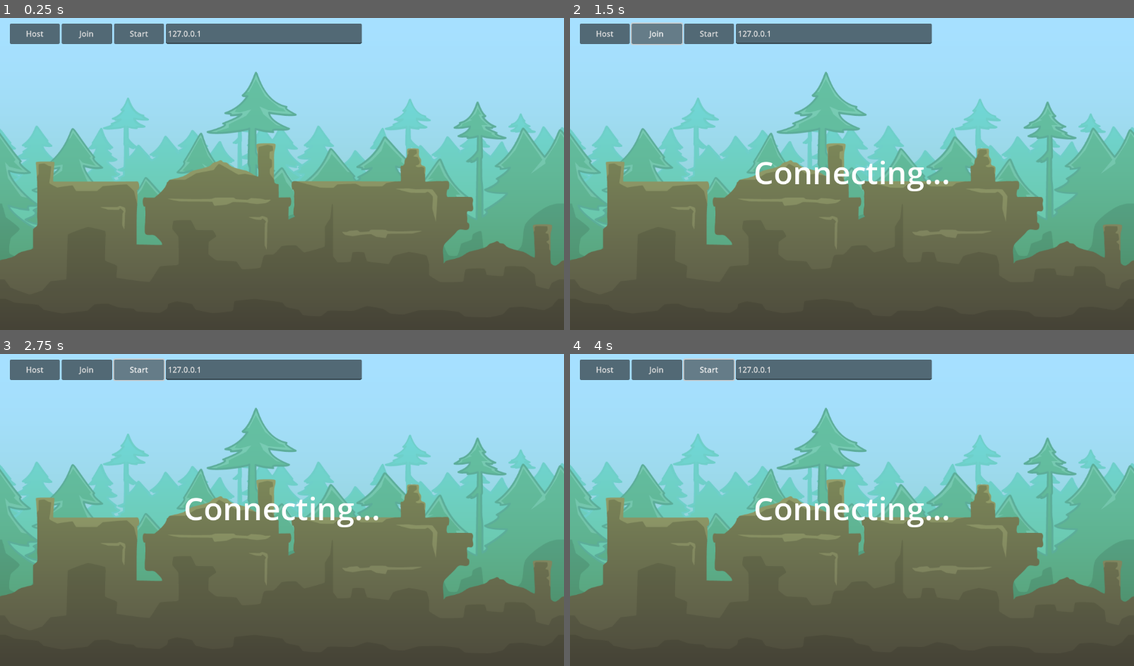
Above: before the commit, frames 1-4 (two rows, left to right).
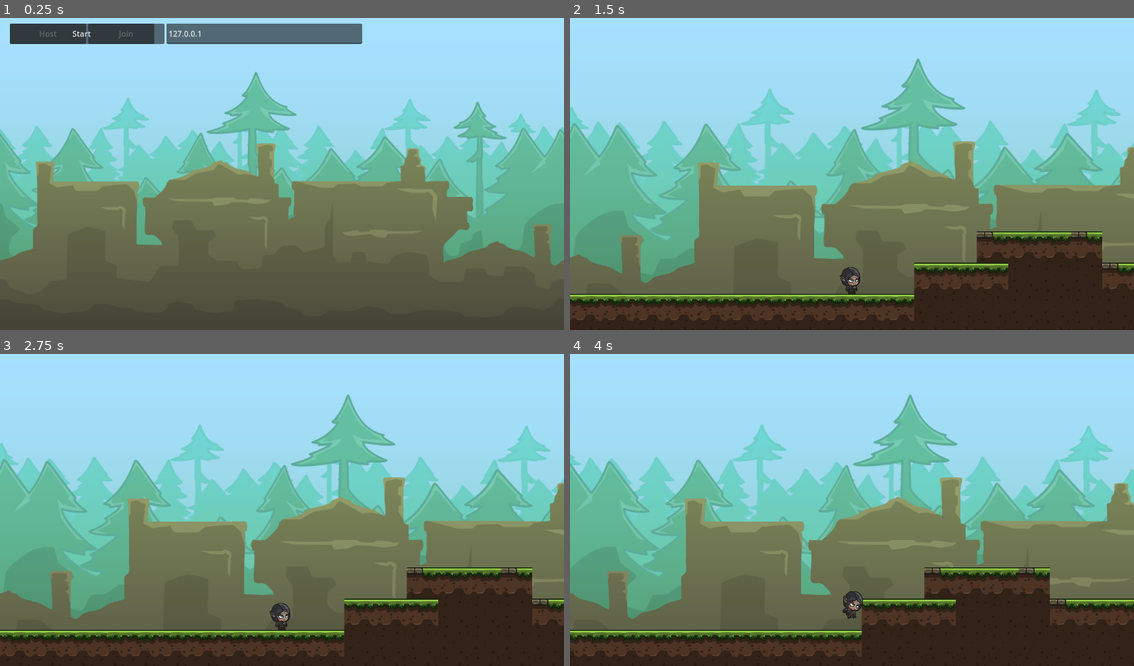
Above: after the commit, the same moments.

Repository: Nhanth123/multiplayer
Game: Godot game, scene res://scenes/menu/menu.tscn
Same seed, same stepped clock (60 frames per second), same inputs: the game is played once before the commit and once after it. This scene is started directly instead of the project's main scene.
Inputs (mouse positions are in pixels of both pictures, inside the frame that each line leads up to):
- Up to frame 1 (0.25 s): no input
- Up to frame 2 (1.5 s): click "Host" at 0.5 s; click (654, 33) at 1.25 s, where only the run before the commit has a clickable "Join"
- Up to frame 3 (2.75 s): click (141, 369) at 2 s, where only the run before the commit has a clickable "Start"
- Up to frame 4 (4 s): click (711, 369) at 2.75 s, where only the run before the commit has a clickable "Start"; tap Enter at 3.5 s; hold D (move_right) from 3.53 s (still down); tap Space (jump) at 3.77 s

The runs differ from the first frame. In frame 1, 1.7% of the frame differs, in the area x 1-65%, y 1-9%; in frame 2, 47%; in frame 3, 47%; in frame 4, 48%, in the area x 0-100%, y 1-100%.

Commit message:
Feature: starting a game

Diff:
--- a/scenes/menu/menu.tscn
+++ b/scenes/menu/menu.tscn
@@ -1,24 +1,39 @@
-[gd_scene load_steps=5 format=3 uid="uid://benpnewt8cyqq"]
+[gd_scene load_steps=6 format=3 uid="uid://benpnewt8cyqq"]
 
 [ext_resource type="Texture2D" uid="uid://bja0wl8tcw71c" path="res://assets/backgrounds/background_01.png" id="1_52jcw"]
 [ext_resource type="Script" path="res://scripts/menu.gd" id="1_wa6wr"]
+[ext_resource type="PackedScene" uid="uid://cqb2gq8l6pi0t" path="res://scenes/level_01.tscn" id="2_3k2wo"]
 [ext_resource type="Texture2D" uid="uid://bujx43rcy5b85" path="res://assets/backgrounds/background_02.png" id="2_xxth8"]
 
 [sub_resource type="LabelSettings" id="LabelSettings_cr233"]
 font_size = 64
 
-[node name="Menu" type="Control" node_paths=PackedStringArray("ip_line_edit", "status_label")]
+[node name="Menu" type="Node" node_paths=PackedStringArray("level_container", "ui", "ip_line_edit", "status_label", "not_connected_hbox", "host_hbox")]
+script = ExtResource("1_wa6wr")
+level_container = NodePath("Level")
+level_scene = ExtResource("2_3k2wo")
+ui = NodePath("UI")
+ip_line_edit = NodePath("UI/NotConnectedHBox/IPLineEdit")
+status_label = NodePath("UI/StatusLabel")
+not_connected_hbox = NodePath("UI/NotConnectedHBox")
+host_hbox = NodePath("UI/HostHBox")
+
+[node name="Level" type="Node" parent="."]
+
+[node name="LevelSpawner" type="MultiplayerSpawner" parent="."]
+_spawnable_scenes = PackedStringArray("res://scenes/level_01.tscn")
+spawn_path = NodePath("../Level")
+spawn_limit = 1
+
+[node name="UI" type="Control" parent="."]
 layout_mode = 3
 anchors_preset = 15
 anchor_right = 1.0
 anchor_bottom = 1.0
 grow_horizontal = 2
 grow_vertical = 2
-script = ExtResource("1_wa6wr")
-ip_line_edit = NodePath("HBoxContainer/IPLineEdit")
-status_label = NodePath("StatusLabel")
 
-[node name="Background" type="TextureRect" parent="."]
+[node name="Background" type="TextureRect" parent="UI"]
 layout_mode = 1
 anchors_preset = 15
 anchor_right = 1.0
@@ -29,7 +44,7 @@
 expand_mode = 2
 stretch_mode = 4
 
-[node name="BGHouse" type="TextureRect" parent="Background"]
+[node name="BGHouse" type="TextureRect" parent="UI/Background"]
 layout_mode = 1
 anchors_preset = 15
 anchor_right = 1.0
@@ -40,35 +55,42 @@
 expand_mode = 2
 stretch_mode = 4
 
-[node name="HBoxContainer" type="HBoxContainer" parent="."]
+[node name="NotConnectedHBox" type="HBoxContainer" parent="UI"]
 layout_mode = 0
 offset_left = 20.0
 offset_top = 20.0
 offset_right = 740.0
 offset_bottom = 62.0
 
-[node name="HostBtn" type="Button" parent="HBoxContainer"]
+[node name="HostBtn" type="Button" parent="UI/NotConnectedHBox"]
 layout_mode = 2
 size_flags_horizontal = 3
 text = "Host"
 
-[node name="JoinBtn" type="Button" parent="HBoxContainer"]
+[node name="JoinBtn" type="Button" parent="UI/NotConnectedHBox"]
 layout_mode = 2
 size_flags_horizontal = 3
 text = "Join"
 
-[node name="StartBtn" type="Button" parent="HBoxContainer"]
-layout_mode = 2
-size_flags_horizontal = 3
-text = "Start"
-
-[node name="IPLineEdit" type="LineEdit" parent="HBoxContainer"]
+[node name="IPLineEdit" type="LineEdit" parent="UI/NotConnectedHBox"]
 custom_minimum_size = Vector2(400, 0)
 layout_mode = 2
 text = "127.0.0.1"
 placeholder_text = "Please enter IP Address"
 
-[node name="StatusLabel" type="Label" parent="."]
+[node name="HostHBox" type="HBoxContainer" parent="UI"]
+layout_mode = 0
+offset_left = 20.0
+offset_top = 20.0
+offset_right = 315.0
+offset_bottom = 62.0
+
+[node name="StartBtn" type="Button" parent="UI/HostHBox"]
+layout_mode = 2
+size_flags_horizontal = 3
+text = "Start"
+
+[node name="StatusLabel" type="Label" parent="UI"]
 layout_mode = 1
 anchors_preset = 15
 anchor_right = 1.0
@@ -79,6 +101,6 @@
 horizontal_alignment = 1
 vertical_alignment = 1
 
-[connection signal="pressed" from="HBoxContainer/HostBtn" to="." method="_on_host_btn_pressed"]
-[connection signal="pressed" from="HBoxContainer/JoinBtn" to="." method="_on_join_btn_pressed"]
-[connection signal="pressed" from="HBoxContainer/StartBtn" to="." method="_on_start_btn_pressed"]
+[connection signal="pressed" from="UI/NotConnectedHBox/HostBtn" to="." method="_on_host_btn_pressed"]
+[connection signal="pressed" from="UI/NotConnectedHBox/JoinBtn" to="." method="_on_join_btn_pressed"]
+[connection signal="pressed" from="UI/HostHBox/StartBtn" to="." method="_on_start_btn_pressed"]
--- a/scripts/lobby.gd
+++ b/scripts/lobby.gd
@@ -23,8 +23,10 @@
 	var peer = ENetMultiplayerPeer.new()
 	var error = peer.create_server(PORT, MAX_CONNECTIONS)
 	if error:
+		print("Cound not create a host. " , error)
 		return error
 
+	print("Hosted a game")
 	multiplayer.multiplayer_peer = peer
 	players[1] = player_info
 	player_connected.emit(1, player_info)
--- a/scripts/menu.gd
+++ b/scripts/menu.gd
@@ -1,25 +1,50 @@
-extends Control
+extends Node
 
+@export var level_container: Node
+@export var level_scene: PackedScene
+@export var ui: Control
 @export var ip_line_edit: LineEdit
 @export var status_label: Label
+@export var not_connected_hbox: HBoxContainer
+@export var host_hbox: HBoxContainer
 
 
 func _ready() -> void:
 	multiplayer.connection_failed.connect(_on_connection_failed)
+	multiplayer.connected_to_server.connect(_on_connection_to_server)
 
-func _process(delta: float) -> void:
+func _process(_delta: float) -> void:
 	pass
 
 func _on_host_btn_pressed() -> void:
+	not_connected_hbox.hide()
+	host_hbox.show()
 	Lobby.create_game()
-
+	status_label.text = "Hosting!"
 
 func _on_join_btn_pressed() -> void:
+	not_connected_hbox.hide()
 	Lobby.join_game(ip_line_edit.text)
 	status_label.text = "Connecting..."
 
 func _on_start_btn_pressed() -> void:
-	pass # Replace with function body.
+	hide_menu.rpc()
+	change_level.call_deferred(level_scene)
 
 func _on_connection_failed():
 	status_label.text = "Failed to connect"
+	not_connected_hbox.show()
+
+func _on_connection_to_server():
+	status_label.text = "Connected!"
+
+func change_level(scene):
+	for c in level_container.get_children():
+		level_container.remove_child(c)
+		c.queue_free()
+	level_container.add_child(scene.instantiate())
+
+
+@rpc("call_local", "authority", "reliable")
+func hide_menu():
+	ui.hide()
